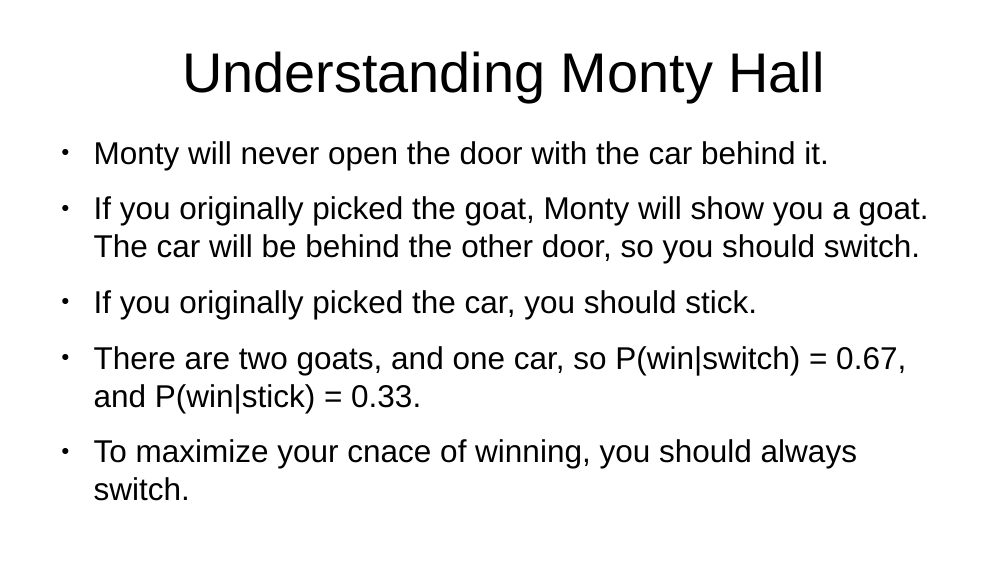
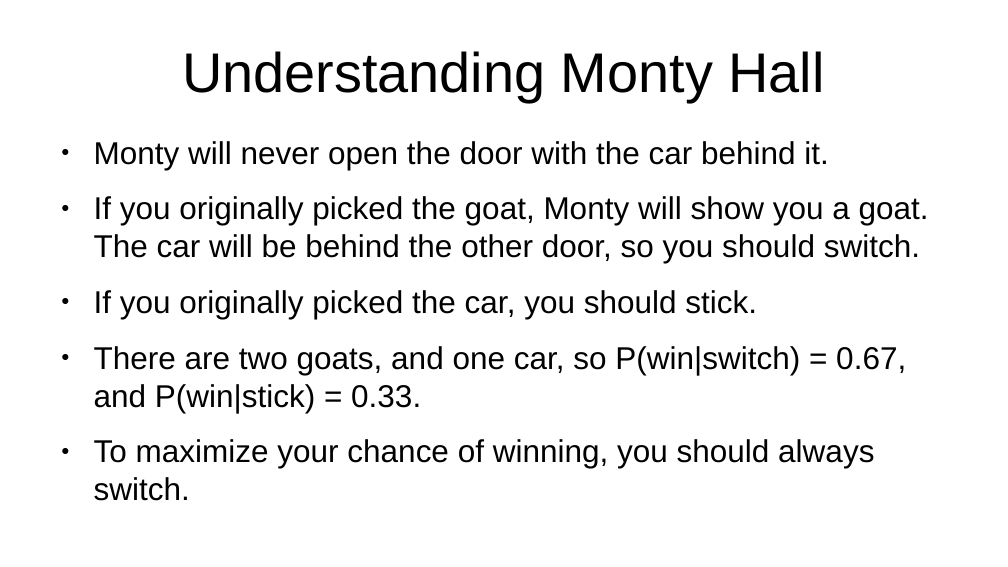
Before and after one commit to ajwills72/critical-thinking, a slide deck: slide 5 of docs/monty-hall.odp. Drawn at 1008x567 pixels with LibreOffice and Linux fonts; fonts in the diff are those of the drawing. Boxes give left, top, right and bottom in pixels: in the first picture for what was removed or moved away, otherwise in the second. Text is boxed around its words. In the diff, an @@ line names an element or a change of style, - is before the commit and + after.

Commit message:
Update 2021 CT lecture 4

```diff
--- a/docs/monty-hall.odp
+++ b/docs/monty-hall.odp
@@ text at (x1=94, y1=439, x2=874, y2=468): text changed @@
-● To maximize your cnace of winning, you should always switch.
+● To maximize your chance of winning, you should always switch.
```
Also in this commit, not shown: 8 other files.
